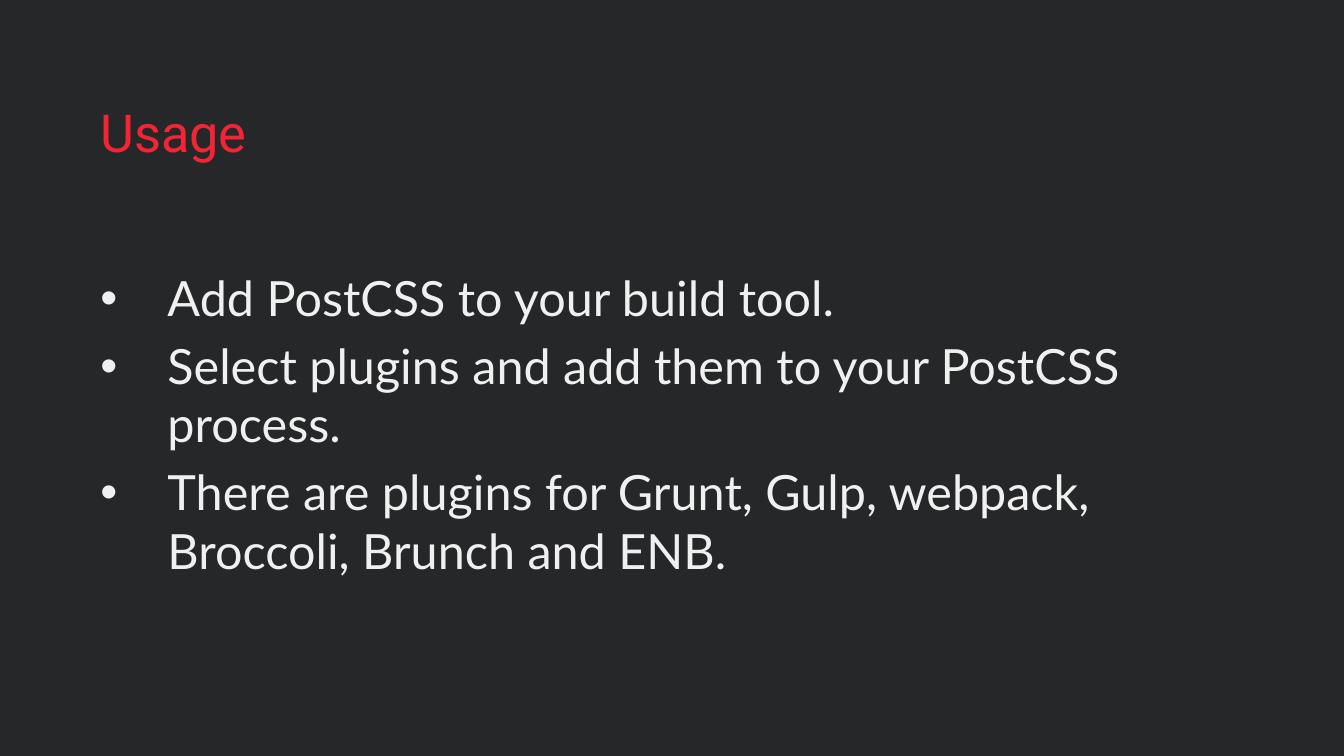
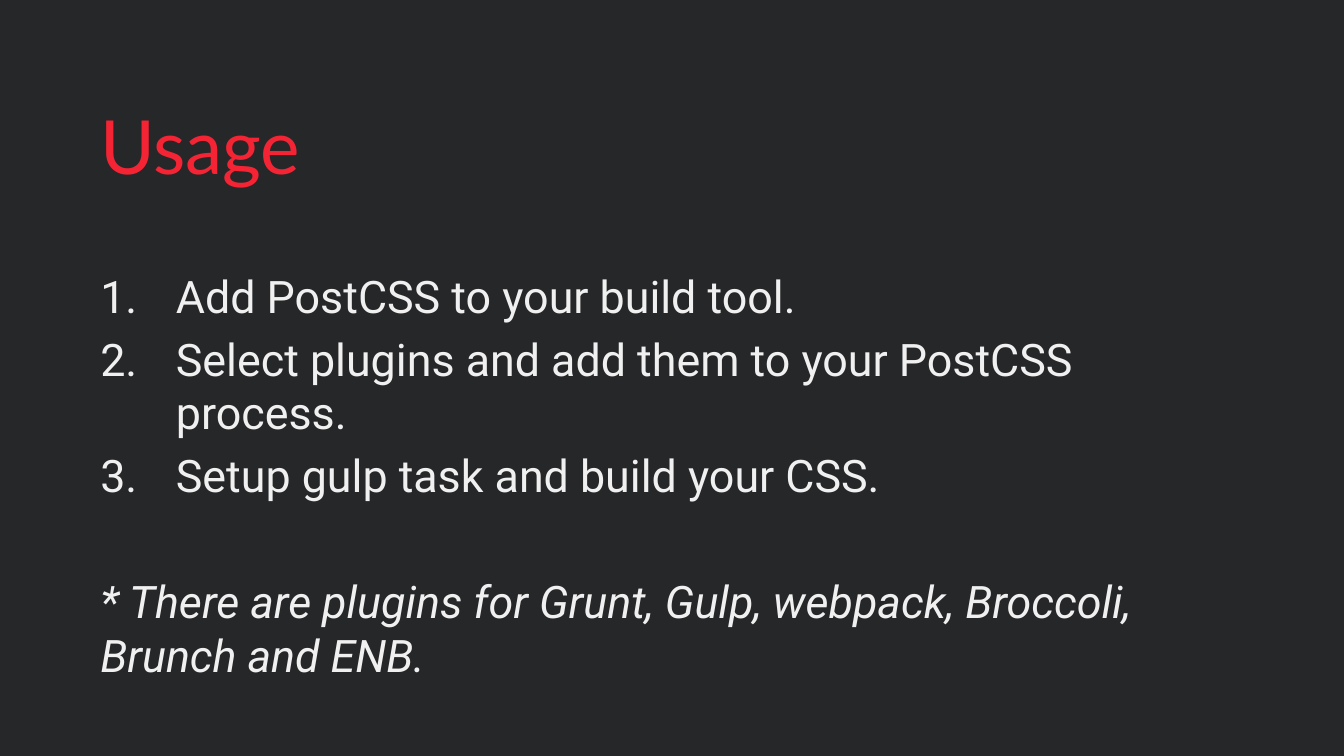
Before and after one commit to mihaeltomic/postcss-presentation, a slide deck: slide 8 of PostCSS.pptx (slide 5 before the commit). Drawn at 1344x756 pixels with LibreOffice and Linux fonts; fonts in the diff are those of the drawing; background and template pictures are left out. Boxes give left, top, right and bottom in pixels: in the first picture for what was removed or moved away, otherwise in the second. Text is boxed around its words. In the diff, an @@ line names an element or a change of style, - is before the commit and + after.

```diff
--- a/PostCSS.pptx
+++ b/PostCSS.pptx
@@ title "Usage" at [100,120,300,188]: size 28 to 40 pt, font Roboto to Lato @@
@@ text at [176,279,1073,438]: size 26 to 24.1 pt, font Lato to Roboto in "Add PostCSS to your build tool.", "Select plugins and add them to your ..."; bullet • to 1. @@
@@ text at [100,458,1131,673]: text changed; size 26 to 24.1 pt; font Lato to Roboto; italic on @@
-• There are plugins for Grunt, Gulp, webpack, Broccoli, Brunch and ENB.
+3. Setup gulp task and build your CSS.
+* There are plugins for Grunt, Gulp, webpack, Broccoli, Brunch and ENB.
```
Also in this commit, not shown: 4 other slides changed, 4 slides added, 1 slide removed.
